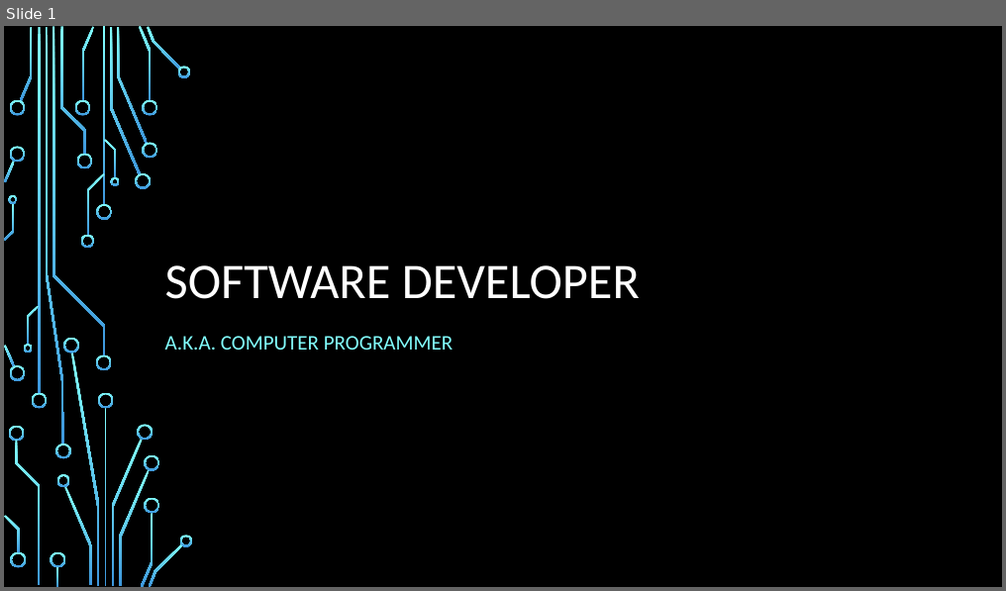
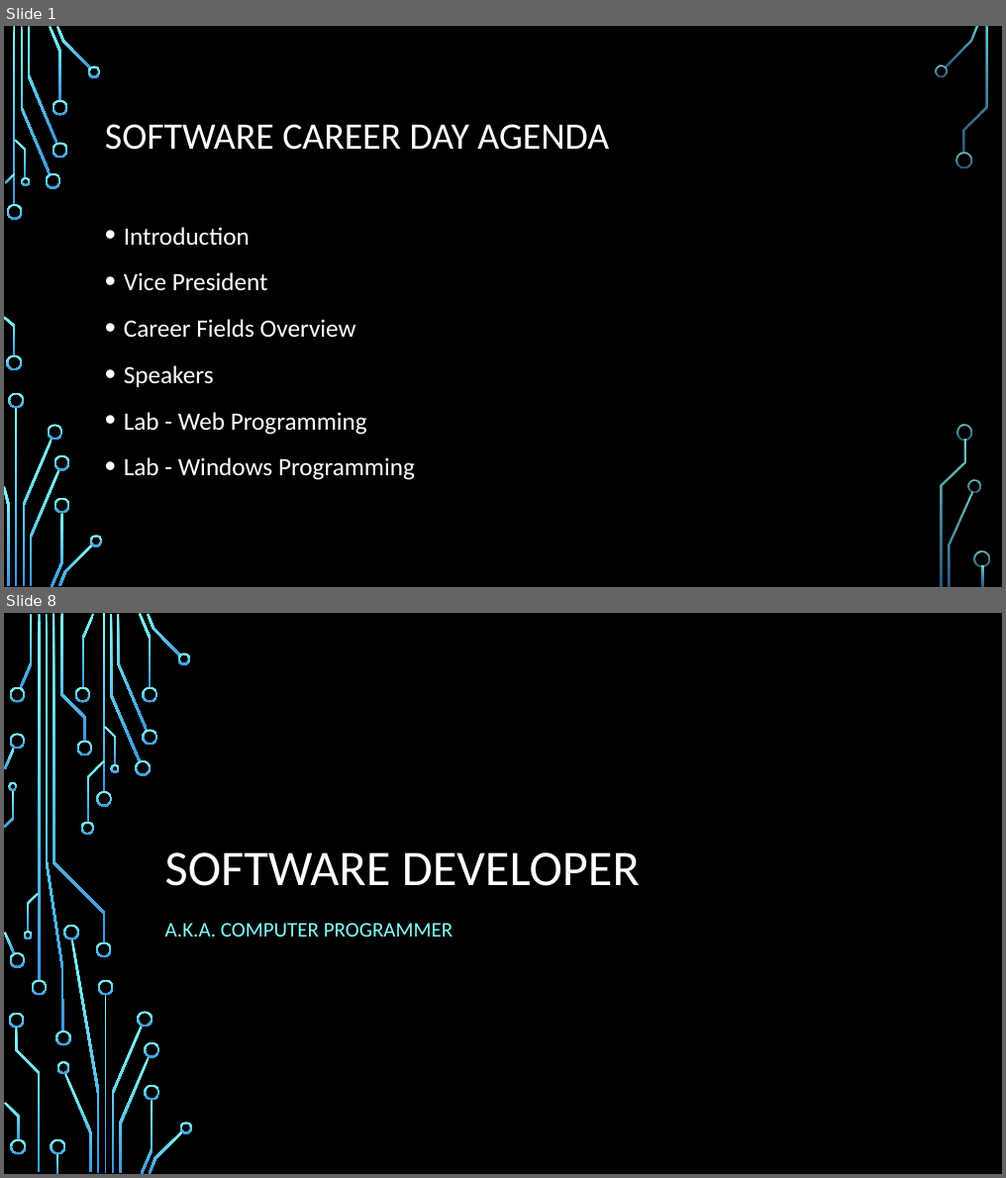
Before and after one commit to daviddcbud/TrainingApp, a slide deck: PowerPointSlids.pptx. Shown one above the other, each under a label of ours: slide 1 before the commit, slides 1 and 8 after it; the slides between them are not shown. The pictures are 1006x591 and 1006x1178 pixels, drawn with LibreOffice and Linux fonts; fonts in the diff are those of the drawing; background and template pictures are left out. Boxes give left, top, right and bottom in pixels: in the first picture for what was removed or moved away, otherwise in the second. Text is boxed around its words. In the diff, an @@ line names an element or a change of style, - is before the commit and + after.

```diff
--- a/PowerPointSlids.pptx
+++ b/PowerPointSlids.pptx
@@ slide 1 added at <box>4,26,1002,587</box>, background picture (left out) @@
@@ title added at <box>105,124,609,150</box>, 36 pt, text #FFFFFF @@
+SOFTWARE CAREER DAY AGENDA
@@ text added at <box>124,227,415,480</box>, 24 pt, text #FFFFFF @@
+• Introduction
+• Vice President
+• Career Fields Overview
+• Speakers
+• Lab - Web Programming
+• Lab - Windows Programming
@@ group added at <box>4,26,990,587</box>: 33 freeform shapes, 3 rectangles @@
@@ what was slide 1 is now slide 8 @@
```
Also in this commit, not shown: 1 slide changed, 6 other slides added, 4 other files.
